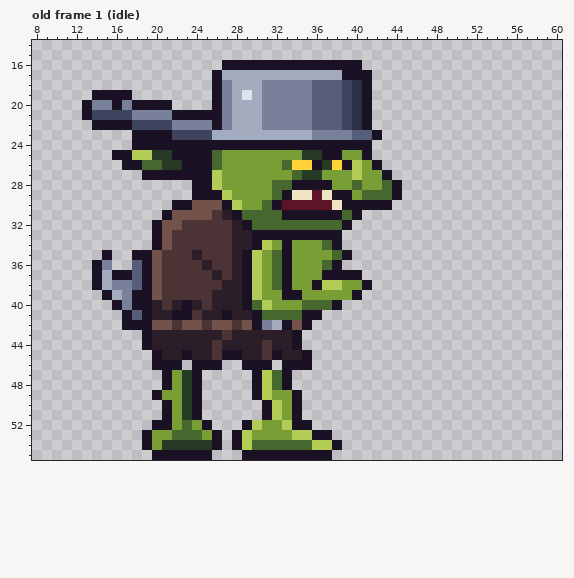
Pixel-art file, stored at assets/source/characters/goblin/engineer/eng_01.ase. This is how it looked before the edit.
64x56 pixels, 1 frame. Shown: old frame 1 (idle): x 8..60, y 14..55. The commit also changed other frames, which this record leaves out.
Once edited:
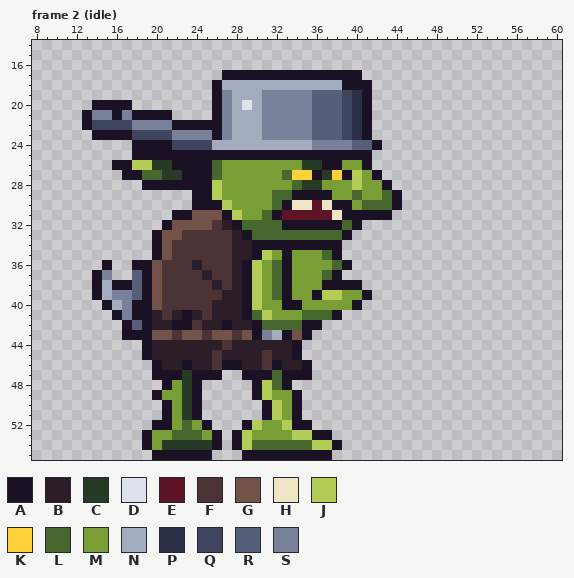
Palette (. is transparent): A #1b1124  B #2c1e28  C #263a26  D #dde2ec  E #5c1426  F #4c3436  G #73524a  H #efe4c4  J #b2cc56  K #ffd23a  L #46682e  M #7a9e36  N #a3abbf  P #2c3046  Q #3f445e  R #575e7a  S #78809a
A new or re-ordered frame is compared with the old frame closest to it.
Change:
frames 1 -> 18
Frame 2 (idle) is new; against old frame 1 (idle), layers "prop", "body":
y 16: x 27..40 AAAAAAAAAAAAAA -> ..............
y 17: x 26..38 ANNNNNNNNNNNN -> .AAAAAAAAAAAA; x 41 A -> .
y 18: x 27 S -> N; x 31..40 SSSSSRRRQP -> NNNNNNNNAA
y 19: x 14..17 AAAA -> ....; x 29 D -> N
y 20: x 13..15 ASS -> .AA; x 17..21 SAAAA -> A....; x 29 N -> D
y 21: x 14..25 QQQQSSSSAAAA -> SSASAAAA....
y 22: x 13..25 .AAAAQQQQSSSS -> AQQQQSSSSAAAA
y 23: x 14..27 ....AAAAQQQQNN -> AAAAQQQQSSSSAS; x 31..42 NNNNNSSSSRRA -> SSSSSRRRQPA.
y 24: x 22..42 AAAAAAAAAAAAAAAAAAAA. -> QQQQNNNNNNNNNNSSSSRRA
y 25: x 16..21 AAJJCC -> ..AAAA; x 26..36 LMMMMMMMMCC -> AAAAAAAAAAA; x 39..40 MM -> AA
y 26: x 16 . -> A; x 18..20 ALL -> JJC; x 22 C -> A; x 33..42 LKKACKAJMA -> MMCCAAMMA.
y 27: x 17..22 ..AAAA -> AALLCC; x 26 J -> L; x 33..39 MLCCMMM -> LKKACKA; x 42..43 MA -> A.
y 28: x 19..23 ..... -> AAAAA; x 32..37 LLAAAA -> MMLCCM; x 40 L -> J; x 43..44 LA -> A.
y 29: x 26..27 AJ -> JM; x 33..42 AHHEHAAMLL -> LAAAAMMLMM
y 30: x 22..28 AAGGGAJ -> ..AAAJM; x 31..35 LAEEE -> MLAHH; x 37..38 EH -> HA; x 40..44 AAAA. -> MLLLA
y 31: x 21..23 AGG -> .AA; x 26..30 FBALL -> GAJMM; x 32..39 LAAAAAAL -> AEEEEEHA; x 41..43 ... -> AAA
y 32: x 20..21 AG -> .A; x 23..25 FFF -> GGG; x 27..29 FBA -> BAL; x 33..40 LLLLLLA. -> AAAAAALA
y 33: x 22 F -> G; x 29..39 BAAAAAAAAA. -> ALLLLLLLLLA
y 34: x 31..32 JM -> AA; x 34..37 MMML -> AAAA
y 35: x 15 A -> .; x 18..21 AAGF -> ..AG; x 24 B -> F; x 29..32 AJML -> BAJM; x 37..39 MLA -> LA.
y 36: x 14..15 AS -> .A; x 18 R -> A; x 24..25 FB -> BF; x 37..39 LA. -> MLA
y 37: x 15..17 NAA -> S..; x 25..26 FB -> BF; x 37 A -> L; x 39..40 AA -> ..
y 38: x 16..17 SS -> AA; x 26..27 FB -> BF; x 36..41 AJJMMA -> MAAAA.
y 39: x 14..16 .AN -> ANS; x 18 A -> R; x 26 B -> F; x 32 M -> L; x 34 A -> M; x 36..38 MMM -> AJJ; x 40..41 A. -> MA
y 40: x 15..16 .A -> AN; x 20 B -> G; x 22..24 BAB -> FFF; x 30..31 LJ -> JM; x 33..40 MMLLLA.. -> AAMMMMMA
y 41: x 16..18 .AR -> ASA; x 21..22 BA -> FB; x 24..25 FB -> BF; x 27 A -> B; x 29..38 BALLLLAA.. -> ALJMMMLLLA
y 42: x 18 A -> R; x 20..29 GGFGGFGGFG -> BBAAFBBABB; x 31..34 SNAG -> LLLL; x 36 . -> A
y 43: x 17..18 .. -> AA; x 20..35 BBBBBBBFBBBBBBA. -> GGFGGFGGFGASNAGA
y 44: x 26..27 FB -> BF; x 31 F -> B
y 45: x 19..20 .A -> AB; x 23 A -> B; x 27..28 AA -> BB; x 32 A -> B; x 34..35 BA -> A.
y 46: x 21..34 AA.AAA..AAA.AA -> BBABBFAABBFABB
y 47: x 20 . -> A; x 22 M -> A; x 25..26 .. -> AA; x 29 . -> A; x 31 J -> A; x 34..35 .. -> AA
Pixel boxes of the changes (left, top, right, bottom) in both pictures:
changed: (82, 60, 402, 380)
